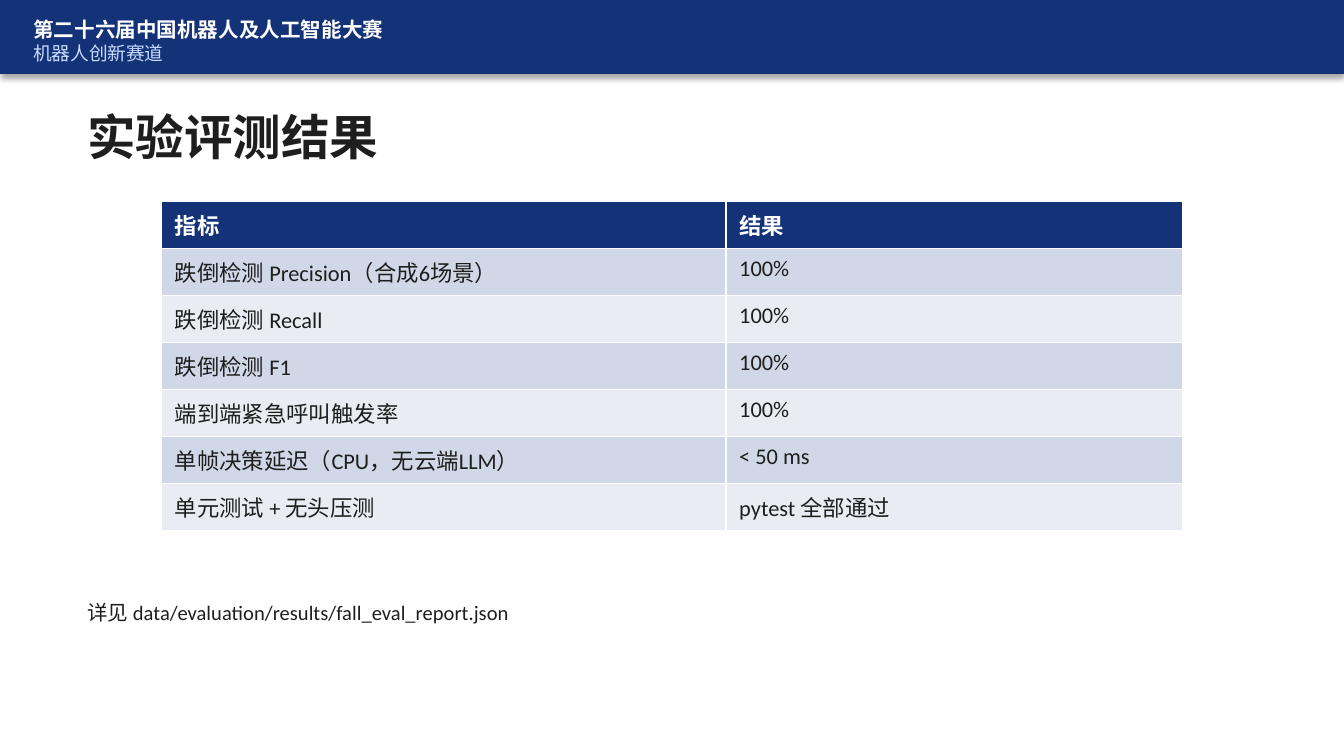
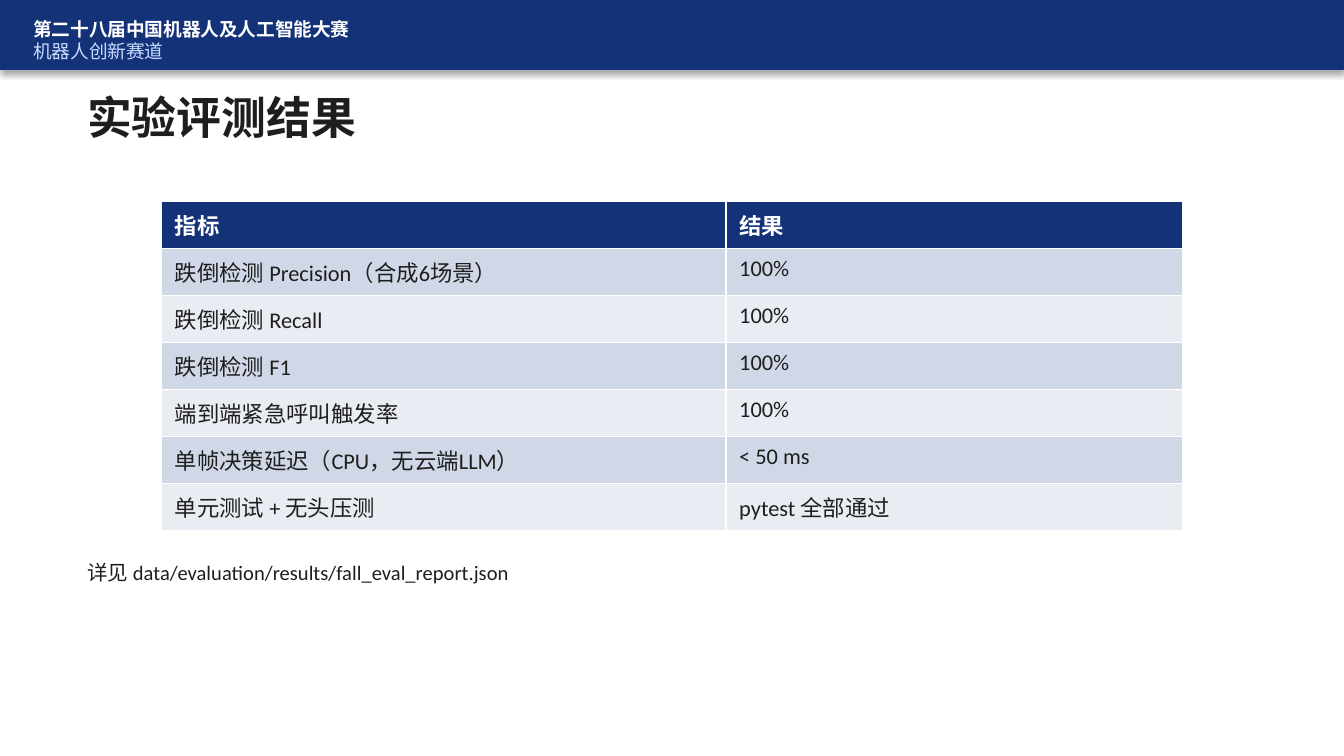
Before and after one commit to FBB123571/ElderCare-Humanoid-Platform, a slide deck: slide 20 of docs/答辩_CareCompanion.pptx. Drawn at 1344x756 pixels with LibreOffice and Linux fonts; fonts in the diff are those of the drawing. Boxes give left, top, right and bottom in pixels: in the first picture for what was removed or moved away, otherwise in the second. Text is boxed around its words. In the diff, an @@ line names an element or a change of style, - is before the commit and + after.

Commit message:
fix(docs): finalize 16:9 PPT layout and 28th competition edition
Compute screenshot placement from actual 10×5.625 slide size, center
images with frame, and update header to the 28th national competition.

```diff
--- a/docs/答辩_CareCompanion.pptx
+++ b/docs/答辩_CareCompanion.pptx
@@ rectangle resized from (x1=0, y1=0, x2=1344, y2=74) to (x1=0, y1=0, x2=1344, y2=70) @@
@@ text at (x1=33, y1=20, x2=349, y2=38): text changed; size 11 to 10 pt @@
-第二十六届中国机器人及人工智能大赛
+第二十八届中国机器人及人工智能大赛
@@ text "实验评测结果" moved from (x1=87, y1=113, x2=378, y2=160) to (x1=87, y1=95, x2=356, y2=138) @@
@@ text "实验评测结果" at (x1=87, y1=95, x2=356, y2=138): size 26 to 24 pt @@
@@ text "详见 data/evaluation/results/fall_eval_report.json" moved from (x1=87, y1=603, x2=508, y2=624) to (x1=87, y1=563, x2=508, y2=584) @@
```
Also in this commit, not shown: 25 other slides changed, 1 other file.
